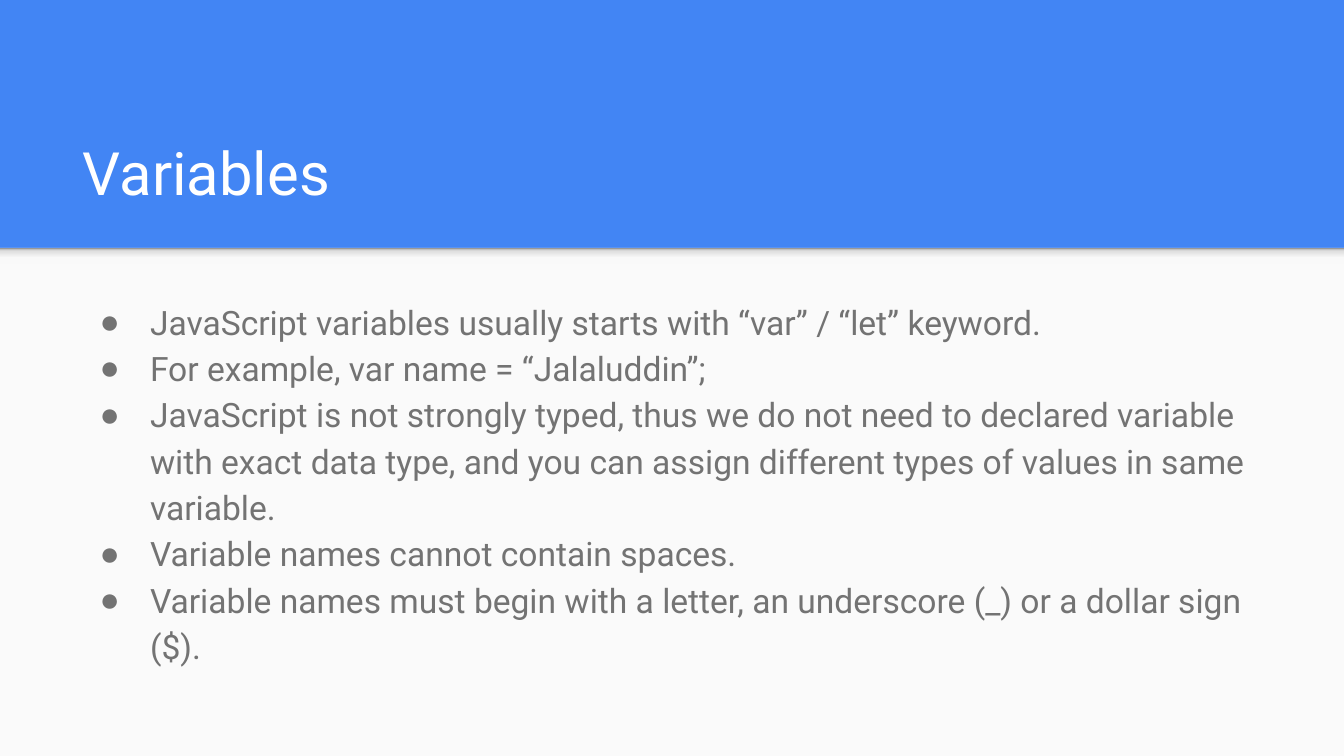
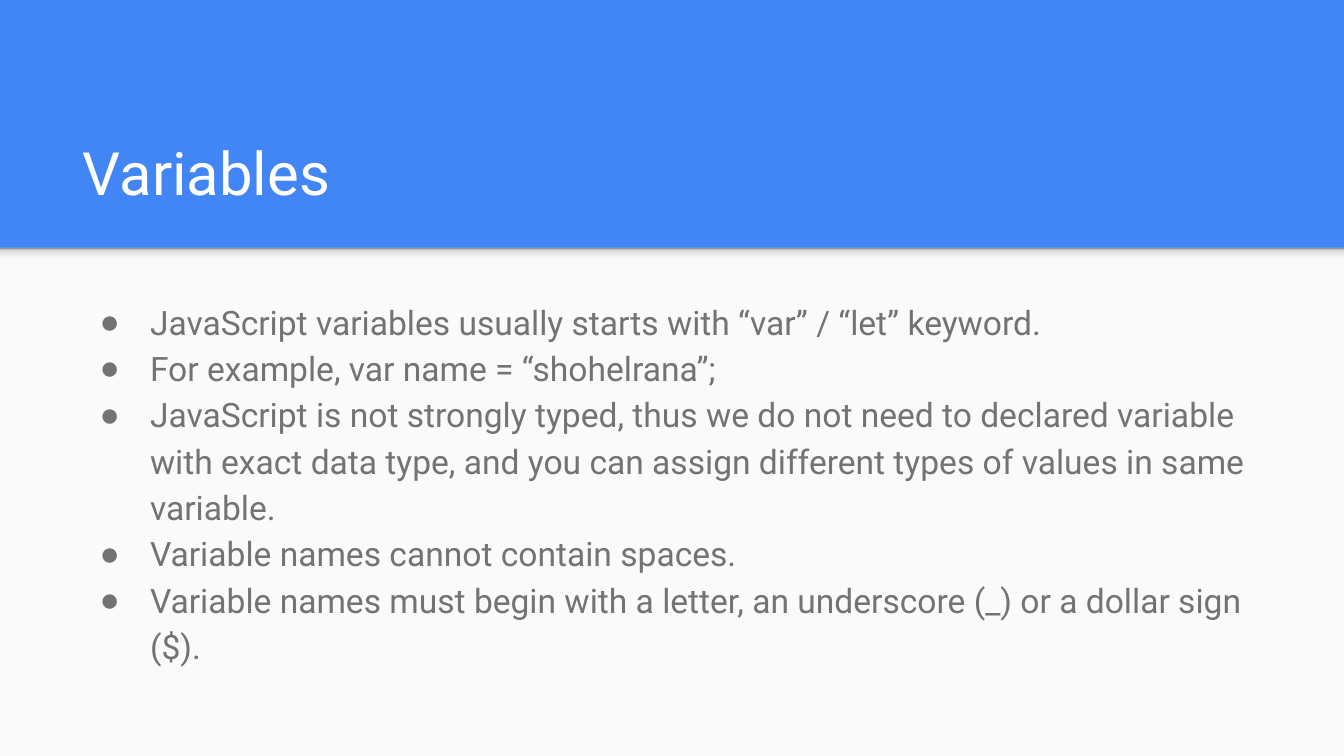
Before and after one commit to mdshohelrana/the-road-to-javascript, a slide deck: slide 4 of Class Content/Day 1/JavaScript Lesson 1.pptx. Drawn at 1344x756 pixels with LibreOffice and Linux fonts; fonts in the diff are those of the drawing. Boxes give left, top, right and bottom in pixels: in the first picture for what was removed or moved away, otherwise in the second. Text is boxed around its words. In the diff, an @@ line names an element or a change of style, - is before the commit and + after.

```diff
--- a/Class Content/Day 1/JavaScript Lesson 1.pptx
+++ b/Class Content/Day 1/JavaScript Lesson 1.pptx
@@ text at bbox=[150, 355, 716, 388]: text changed @@
-● For example, var name = “Jalaluddin”;
+● For example, var name = “shohelrana”;
```
Also in this commit, not shown: 1 other slide changed, 1 slide added, 2 other files.
